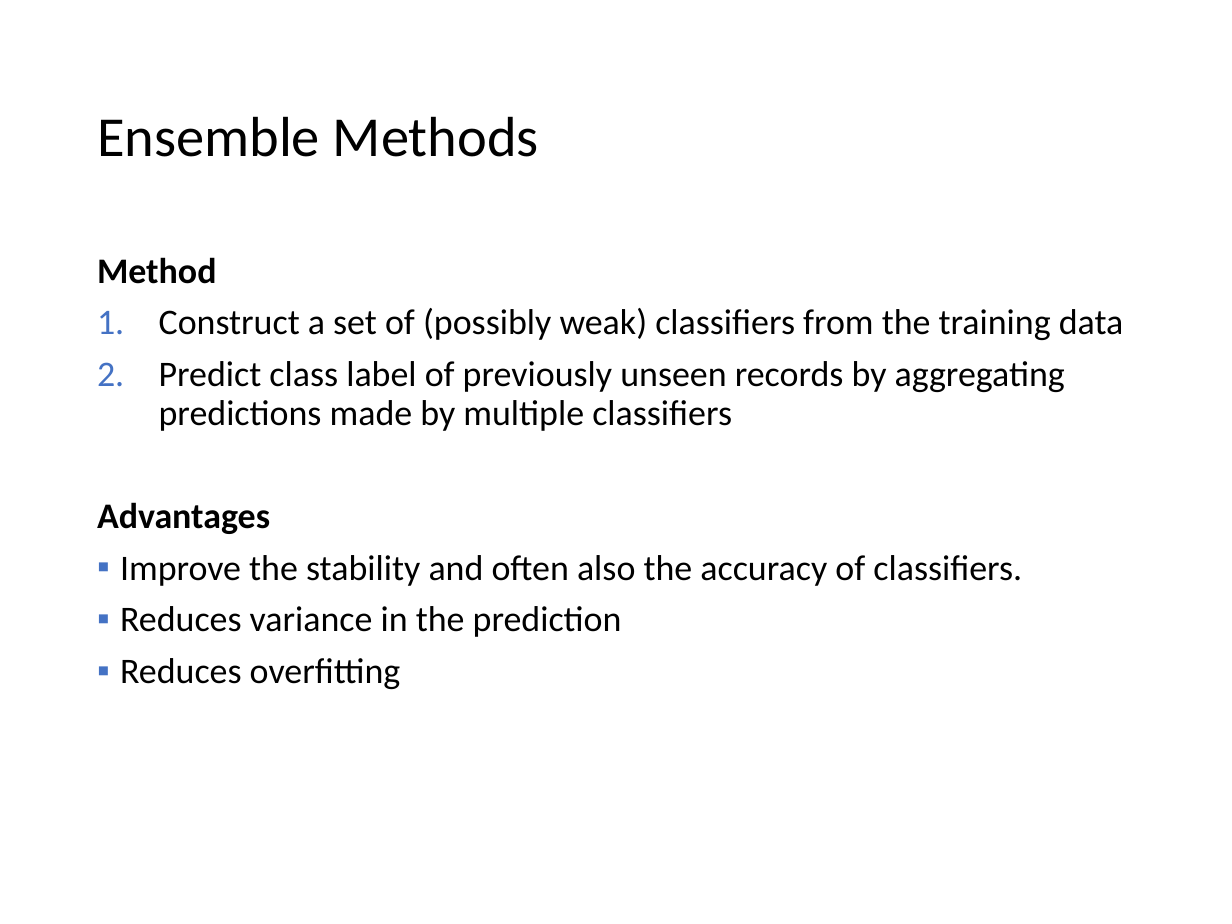
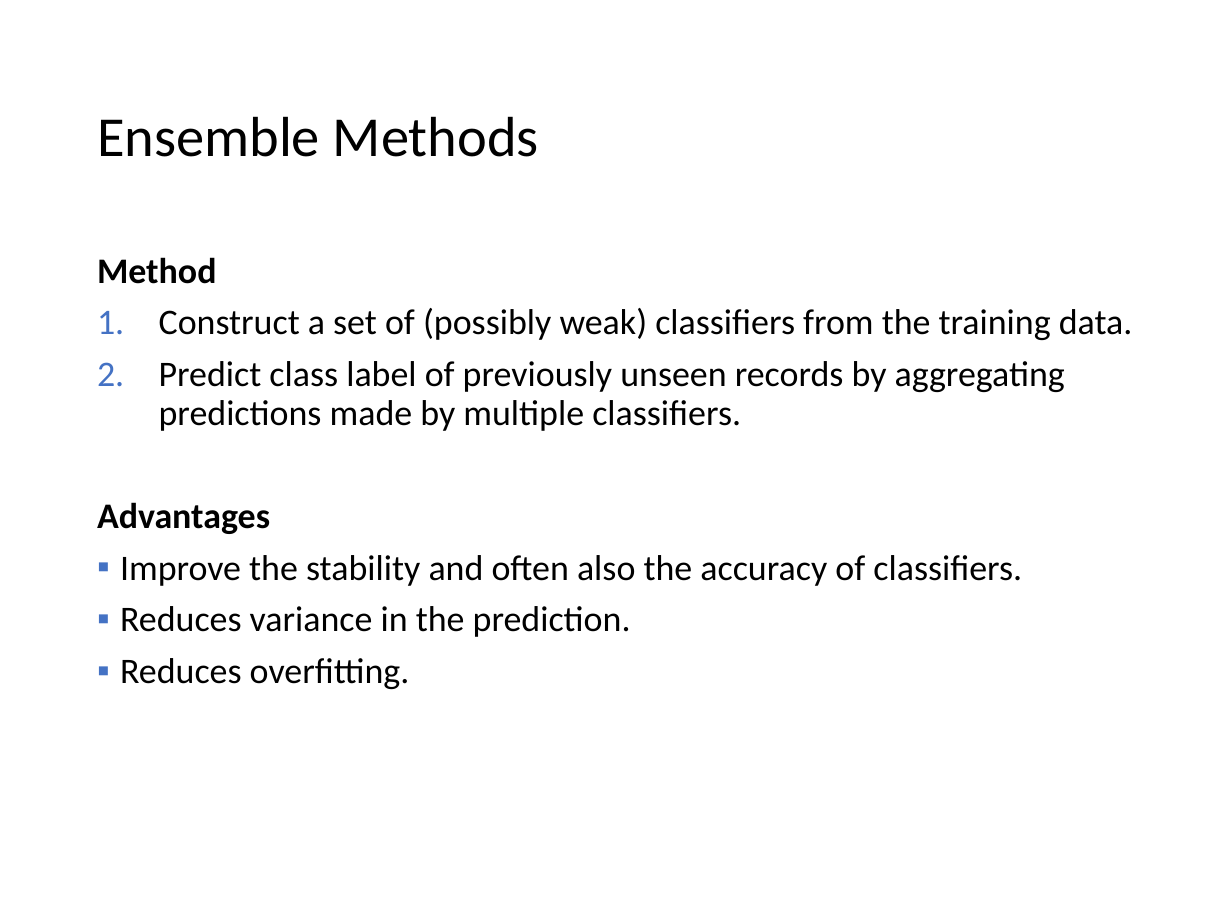
Before and after one commit to mhahsler/Introduction_to_Data_Mining_R_Examples, a slide deck: slide 66 of slides/chap4_alternative_classification.pptx (slide 71 before the commit). Drawn at 1232x924 pixels with LibreOffice and Linux fonts; fonts in the diff are those of the drawing. Boxes give left, top, right and bottom in pixels: in the first picture for what was removed or moved away, otherwise in the second. Text is boxed around its words. In the diff, an @@ line names an element or a change of style, - is before the commit and + after.

```diff
--- a/slides/chap4_alternative_classification.pptx
+++ b/slides/chap4_alternative_classification.pptx
@@ text at box(159, 308, 1133, 431): text changed @@
-1. Construct a set of (possibly weak) classifiers from the training data
-2. Predict class label of previously unseen records by aggregating predictions made by multiple classifiers
+1. Construct a set of (possibly weak) classifiers from the training data.
+2. Predict class label of previously unseen records by aggregating predictions made by multiple classifiers.
@@ text at box(120, 606, 631, 689): text changed @@
-▪ Reduces variance in the prediction
-▪ Reduces overfitting
+▪ Reduces variance in the prediction.
+▪ Reduces overfitting.
```
Also in this commit, not shown: 19 other slides changed, 9 slides removed, 1 other file.
